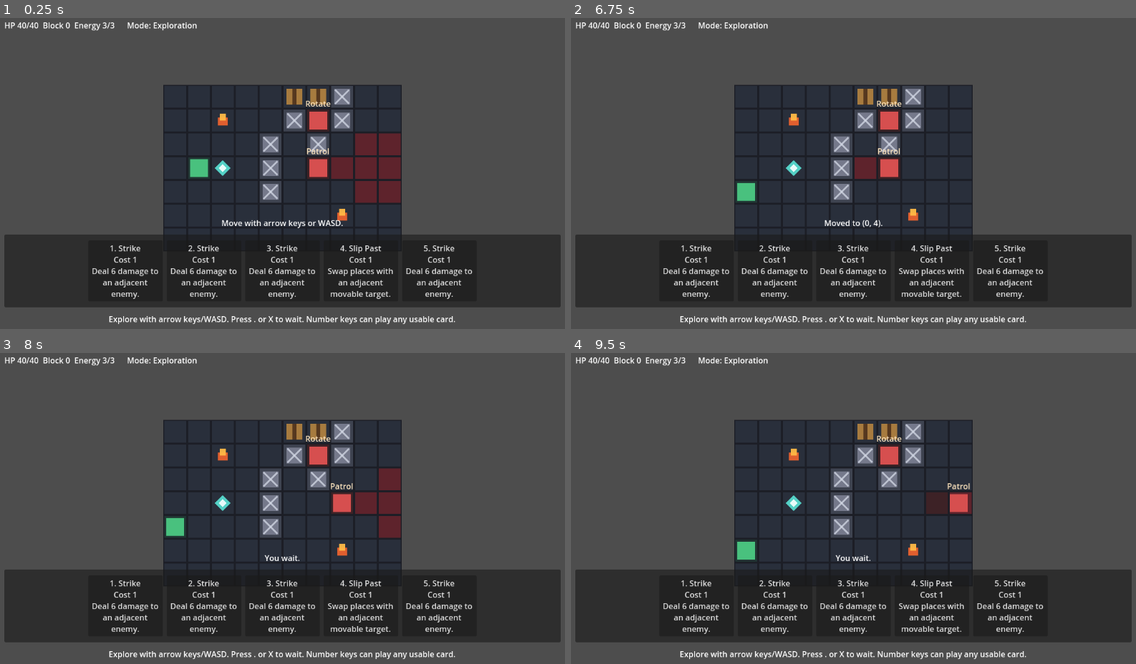
Above: before the commit, frames 1-4 (two rows, left to right).
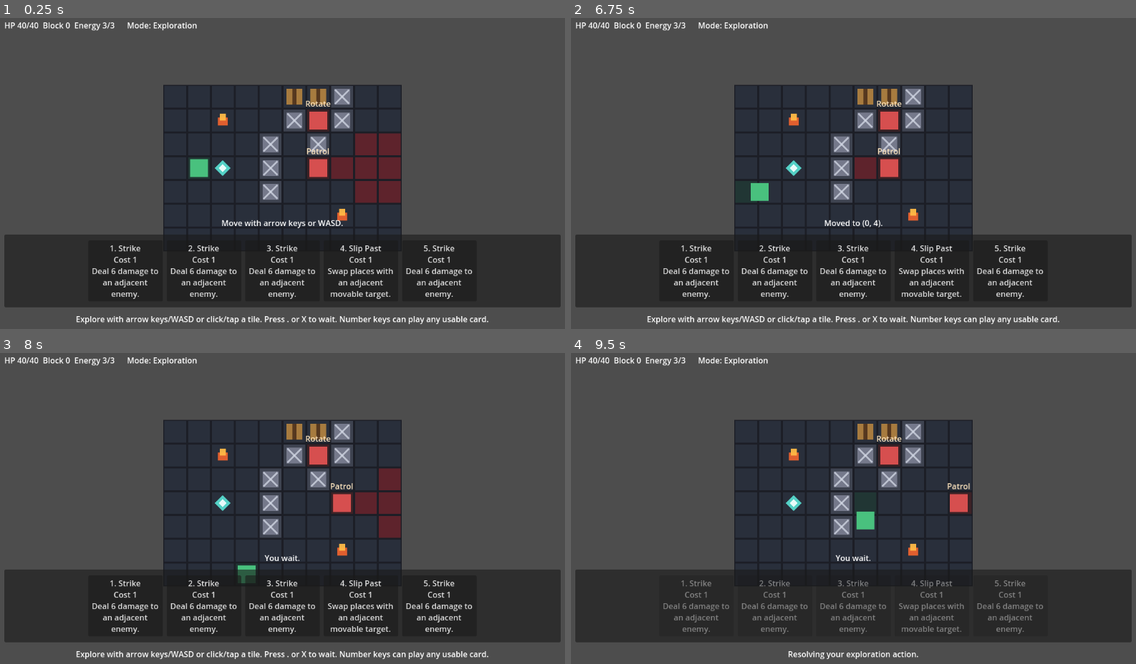
Above: after the commit, the same moments.

Repository: nicholasrier/deckbuilder-rpg
Game: Godot game, scene res://scenes/Main.tscn
Two runs of this game, one before a commit and one after it. Both use one fixed random seed, a clock stepped at 60 frames per second and the inputs below.
Inputs (mouse positions are in pixels of both pictures, inside the frame that each line leads up to):
- Up to frame 1 (0.25 s): no input
- Up to frame 2 (6.75 s): click "1. Strike Cost 1 Deal 6 damag…" at 0.5 s; click "2. Strike Cost 1 Deal 6 damag…" at 1.25 s; tap A (move_left) at 2, 5, 5.75, 6.5 s; move the mouse to (977, 154) at 2.02 s; hold D (move_right) 2.03-2.75 s; hold . (wait) 2.03-2.75 s; click (977, 154) at 2.17 s; click "3. Strike Cost 1 Deal 6 damag…" at 2.75 s; click "4. Slip Past Cost 1 Swap plac…" at 3.5 s; click "5. Strike Cost 1 Deal 6 damag…" at 4.25 s; move the mouse to (740, 189) at 5.02 s; hold S (move_down) 5.03-5.78 s; tap 1 (card_1) at 5.1 s; click (740, 189) at 5.17 s; tap . (wait) at 5.3, 6.05 s; move the mouse to (910, 101) at 5.77 s; hold D (move_right) 5.78-6.53 s; hold 2 (card_2) 5.78-6.53 s; click (910, 101) at 5.92 s; move the mouse to (825, 235) at 6.52 s; hold W (move_up) from 6.53 s (still down); tap 3 (card_3) at 6.6 s; click (825, 235) at 6.67 s
- Up to frame 3 (8 s): tap . (wait) at 6.8, 7.55 s; move the mouse to (452, 555) at 7.27 s; release W (move_up) at 7.28 s; hold A (move_left) from 7.28 s (still down); hold 4 (card_4) from 7.28 s (still down); click (452, 555) at 7.42 s
- Up to frame 4 (9.5 s): move the mouse to (684, 458) at 8.02 s; release 4 (card_4) at 8.03 s; tap 5 (card_5) at 8.1 s; click (684, 458) at 8.17 s; tap . (wait) at 8.3, 9.05 s; move the mouse to (881, 508) at 8.77 s; release A (move_left) at 8.78 s; hold S (move_down) from 8.78 s (still down); hold Space (end_turn) from 8.78 s (still down); click (881, 508) at 8.92 s

The runs differ from the first frame. In frame 1, 0.9% of the frame differs, in the area x 13-87%, y 95-99%; in frame 2, 1.2%; in frame 3, 1.2%; in frame 4, 2.5%, in the area x 16-84%, y 44-99%.

Commit message:
Click to move added - pathing now avoids hazards when possible

Diff:
--- a/scripts/Game.gd
+++ b/scripts/Game.gd
@@ -129,6 +129,7 @@
 var active_replay_tile: ReplayTile = null
 var replay_reset_in_progress := false
 var replay_reset_completed_this_step := false
+var interrupt_player_path_after_step := false
 
 
 func mark_threat_tile(tile: Vector2i) -> void:
@@ -137,6 +138,16 @@
 
 func clear_threat_tiles() -> void:
 	threatened_tiles.clear()
+
+
+func _request_player_path_interrupt() -> void:
+	interrupt_player_path_after_step = true
+
+
+func _consume_player_path_interrupt() -> bool:
+	var should_interrupt := interrupt_player_path_after_step
+	interrupt_player_path_after_step = false
+	return should_interrupt
 
 
 func is_tile_threatened(tile: Vector2i) -> bool:
@@ -511,6 +522,7 @@
 	combat_transition_running = false
 	combat_transition_can_start = false
 	suppress_next_move_input = false
+	interrupt_player_path_after_step = false
 	pending_environment_messages.clear()
 	_set_exploration_state(ExplorationState.WAITING_FOR_PLAYER_INPUT)
 
@@ -759,32 +771,32 @@
 		get_viewport().set_input_as_handled()
 		return
 
-	if event is InputEventMouseButton \
-	and event.button_index == MOUSE_BUTTON_LEFT \
-	and event.pressed:
-		if _is_pointer_over_card_ui():
-			return
-
-		var world_pos := get_global_mouse_position()
-		var clicked_tile := _world_to_grid(world_pos)
-		if not _is_in_bounds(clicked_tile):
-			return
-
-		if _has_pending_directional_card():
-			_handle_directional_projectile_click(clicked_tile)
-			return
-
-		var clicked_targetable: Node2D = _get_targetable_at_world_pos(world_pos)
-		_set_current_target(clicked_targetable)
+	if not _is_world_pointer_select_event(event):
+		return
+
+	var screen_pos := _get_world_pointer_screen_position(event)
+	if _is_pointer_over_card_ui_at(screen_pos):
+		return
+
+	var world_pos := _screen_to_world(screen_pos)
+	var clicked_tile := _world_to_grid(world_pos)
+	if not _is_in_bounds(clicked_tile):
+		return
+
+	if _handle_world_tile_interaction(clicked_tile):
+		get_viewport().set_input_as_handled()
 
 
 func _is_pointer_over_card_ui() -> bool:
-	var mouse_pos := get_viewport().get_mouse_position()
-	if hand_box.get_global_rect().has_point(mouse_pos):
+	return _is_pointer_over_card_ui_at(get_viewport().get_mouse_position())
+
+
+func _is_pointer_over_card_ui_at(screen_pos: Vector2) -> bool:
+	if hand_box.get_global_rect().has_point(screen_pos):
 		return true
 
 	for child in hand_box.get_children():
-		if child is Control and child.get_global_rect().has_point(mouse_pos):
+		if child is Control and child.get_global_rect().has_point(screen_pos):
 			return true
 
 	return false
@@ -847,16 +859,51 @@
 		return event.pressed and not event.echo
 	if event is InputEventMouseButton:
 		return event.pressed
+	if event is InputEventScreenTouch:
+		return event.pressed
 	return false
 
 
 func _world_to_grid(world_pos: Vector2) -> Vector2i:
 	return Vector2i(world_pos / TILE_SIZE)
+
+
+func _screen_to_world(screen_pos: Vector2) -> Vector2:
+	return get_viewport().get_canvas_transform().affine_inverse() * screen_pos
+
+
+func _is_world_pointer_select_event(event: InputEvent) -> bool:
+	if event is InputEventMouseButton:
+		return event.button_index == MOUSE_BUTTON_LEFT and event.pressed
+	if event is InputEventScreenTouch:
+		return event.pressed
+	return false
+
+
+func _get_world_pointer_screen_position(event: InputEvent) -> Vector2:
+	if event is InputEventMouseButton:
+		return event.position
+	if event is InputEventScreenTouch:
+		return event.position
+	return Vector2.ZERO
 
 
 func _get_targetable_at_world_pos(world_pos: Vector2):
 	var grid_pos := _world_to_grid(world_pos)
 	return get_targetable_at(grid_pos)
+
+
+func _handle_world_tile_interaction(clicked_tile: Vector2i) -> bool:
+	if _has_pending_directional_card():
+		_handle_directional_projectile_click(clicked_tile)
+		return true
+
+	var clicked_targetable := get_targetable_at(clicked_tile) as Node2D
+	if clicked_targetable != null:
+		_set_current_target(clicked_targetable)
+		return true
+
+	return _request_player_tile_move(clicked_tile)
 
 
 func get_enemy_at(tile: Vector2i) -> Enemy:
@@ -1324,6 +1371,7 @@
 
 
 func _resolve_player_manual_move_action(direction: Vector2i) -> Dictionary:
+	interrupt_player_path_after_step = false
 	var step_direction := direction.sign()
 	var move_effect := _consume_next_manual_move_effect()
 	var attempted_distance := 1 + int(move_effect.get("bonus_distance", 0))
@@ -1370,6 +1418,9 @@
 			result["triggered_level_reset"] = true
 			replay_reset_completed_this_step = false
 			break
+		if _consume_player_path_interrupt():
+			result["interrupted"] = true
+			break
 
 		if player.hp <= 0 or mode == GameMode.DEFEAT:
 			break
@@ -1478,6 +1529,21 @@
 		goal_tiles.append(goal_tile)
 
 	return goal_tiles
+
+
+func _get_path_step_hazard_cost(tile: Vector2i, goal_tile: Vector2i) -> int:
+	if get_hazard_at(tile).is_empty():
+		return 0
+	if tile == goal_tile and not get_hazard_at(goal_tile).is_empty():
+		return 0
+	return 1
+
+
+func _count_path_hazards(path: Array[Vector2i], goal_tile: Vector2i) -> int:
+	var hazard_count := 0
+	for step_tile in path:
+		hazard_count += _get_path_step_hazard_cost(step_tile, goal_tile)
+	return hazard_count
 
 
 func _find_bfs_path(
@@ -1501,20 +1567,22 @@
 	):
 		return path
 
-	var came_from: Dictionary = {start_tile: start_tile}
+	var distances: Dictionary = {start_tile: 0}
 	var frontier: Array[Vector2i] = [start_tile]
+	var tiles_by_distance: Dictionary = {0: [start_tile]}
 	var frontier_index := 0
 
 	while frontier_index < frontier.size():
-		var current := frontier[frontier_index]
+		var current: Vector2i = frontier[frontier_index]
 		frontier_index += 1
 
 		if current == goal_tile:
 			break
 
+		var current_distance: int = int(distances.get(current, 0))
 		for direction in CARDINAL_DIRECTIONS:
 			var next_tile := current + direction
-			if came_from.has(next_tile):
+			if distances.has(next_tile):
 				continue
 			if not _is_tile_walkable(
 				next_tile,
@@ -1526,8 +1594,38 @@
 			):
 				continue
 
-			came_from[next_tile] = current
+			var next_distance := current_distance + 1
+			distances[next_tile] = next_distance
 			frontier.append(next_tile)
+			if not tiles_by_distance.has(next_distance):
+				tiles_by_distance[next_distance] = []
+			var layer: Array = tiles_by_distance[next_distance]
+			layer.append(next_tile)
+			tiles_by_distance[next_distance] = layer
+
+	if not distances.has(goal_tile):
+		return path
+
+	var goal_distance: int = int(distances.get(goal_tile, 0))
+	var came_from: Dictionary = {start_tile: start_tile}
+	var best_hazard_counts: Dictionary = {start_tile: 0}
+
+	for distance in range(goal_distance):
+		var layer: Array = tiles_by_distance.get(distance, [])
+		for raw_current in layer:
+			var current: Vector2i = raw_current
+			if not best_hazard_counts.has(current):
+				continue
+			var current_hazard_count: int = int(best_hazard_counts.get(current, 0))
+			for direction in CARDINAL_DIRECTIONS:
+				var next_tile := current + direction
+				if int(distances.get(next_tile, -1)) != distance + 1:
+					continue
+
+				var next_hazard_count := current_hazard_count + _get_path_step_hazard_cost(next_tile, goal_tile)
+				if not best_hazard_counts.has(next_tile) or next_hazard_count < int(best_hazard_counts.get(next_tile, 0)):
+					best_hazard_counts[next_tile] = next_hazard_count
+					came_from[next_tile] = current
 
 	if not came_from.has(goal_tile):
 		return path
@@ -1549,6 +1647,7 @@
 	ignore_destructible_objects: bool = false
 ) -> Array[Vector2i]:
 	var best_path: Array[Vector2i] = []
+	var best_hazard_count := 0
 	var found_path := false
 
 	for goal_tile in goal_tiles:
@@ -1562,8 +1661,12 @@
 		)
 		if path.is_empty():
 			continue
-		if not found_path or path.size() < best_path.size():
+		var hazard_count := _count_path_hazards(path, goal_tile)
+		if not found_path \
+		or path.size() < best_path.size() \
+		or (path.size() == best_path.size() and hazard_count < best_hazard_count):
 			best_path = path
+			best_hazard_count = hazard_count
 			found_path = true
 
 	return best_path
@@ -1613,6 +1716,183 @@
 	)
 
 
+func _get_actor_movement_allowance(actor) -> int:
+	if actor == player:
+		return movement_left
+	if actor is Enemy:
+		return actor.get_movement_allowance()
+	return 0
+
+
+func _get_actor_available_energy(actor) -> int:
+	if actor == player:
+		return current_energy
+	if actor is Enemy:
+		return actor.current_energy
+	return 0
+
+
+func _get_actor_movement_energy_cost(actor, tiles: int = 1) -> int:
+	var tile_count = max(tiles, 0)
+	if actor == player:
+		return tile_count
+	if actor is Enemy:
+		return actor.get_movement_energy_cost(tile_count)
+	return -1
+
+
+func _get_actor_affordable_movement_steps(actor, requested_steps: int = -1) -> int:
+	if actor == null or not is_instance_valid(actor):
+		return 0
+
+	var move_cost := _get_actor_movement_energy_cost(actor)
+	if move_cost <= 0:
+		return 0
+
+	var affordable_steps := int(floor(float(_get_actor_available_energy(actor)) / float(move_cost)))
+	var allowed_steps = min(_get_actor_movement_allowance(actor), affordable_steps)
+	if requested_steps >= 0:
+		allowed_steps = min(allowed_steps, requested_steps)
+	return max(allowed_steps, 0)
+
+
+func _spend_actor_movement_cost(actor, tiles: int) -> bool:
+	var tile_count = max(tiles, 0)
+	if tile_count <= 0:
+		return true
+
+	if actor == player:
+		if current_energy < tile_count or movement_left < tile_count:
+			return false
+		current_energy -= tile_count
+		movement_left -= tile_count
+		return true
+
+	if actor is Enemy:
+		return actor.spend_energy(_get_actor_movement_energy_cost(actor, tile_count))
+
+	return false
+
+
+func _build_player_tile_move_request(destination: Vector2i) -> Dictionary:
+	var request: Dictionary = {
+		"legal": false,
+		"path": [],
+		"destination": destination,
+		"mode": mode
+	}
+	if player == null or not is_instance_valid(player):
+		return request
+	if player_move_in_progress or destination == player.grid_position:
+		return request
+	if must_resolve_overflow:
+		return request
+
+	var path := _find_bfs_path(player.grid_position, destination, player, true, true)
+	if path.is_empty():
+		return request
+	request["path"] = path
+
+	if mode == GameMode.COMBAT:
+		var path_length := path.size()
+		request["legal"] = _get_actor_affordable_movement_steps(player, path_length) >= path_length
+		return request
+
+	request["legal"] = _is_world_movement_mode()
+	return request
+
+
+func _request_player_tile_move(destination: Vector2i) -> bool:
+	if mode != GameMode.COMBAT and not _is_world_movement_mode():
+		return false
+
+	var move_request := _build_player_tile_move_request(destination)
+	if not bool(move_request.get("legal", false)):
+		return false
+
+	_resolve_player_tile_move_request(move_request)
+	return true
+
+
+func _resolve_player_tile_move_request(move_request: Dictionary) -> void:
+	var path := _copy_vector2i_array(move_request.get("path", []))
+	if path.is_empty():
+		return
+
+	var in_combat := int(move_request.get("mode", mode)) == GameMode.COMBAT
+	var move_result := await _execute_player_path(path, in_combat)
+	if int(move_result.get("moved_steps", 0)) <= 0:
+		return
+	if bool(move_result.get("triggered_level_reset", false)):
+		_refresh_ui()
+		queue_redraw()
+		return
+
+	if in_combat:
+		if mode != GameMode.COMBAT:
+			_refresh_ui()
+			queue_redraw()
+			return
+		message = _consume_environment_messages("Moved to %s." % [str(player.grid_position)])
+		_update_all_enemy_intent()
+		_refresh_ui()
+		queue_redraw()
+		return
+
+	if not _is_world_movement_mode():
+		return
+
+	var resolved_message := _consume_environment_messages("Moved to %s." % [str(player.grid_position)])
+	if not resolved_message.is_empty():
+		message = resolved_message
+	_refresh_ui()
+	queue_redraw()
+
+
+func _execute_player_path(path: Array[Vector2i], spend_combat_resources: bool = false) -> Dictionary:
+	var result: Dictionary = {
+		"moved_steps": 0,
+		"triggered_level_reset": false,
+		"interrupted": false
+	}
+	if path.is_empty():
+		return result
+	interrupt_player_path_after_step = false
+
+	for next_tile in path:
+		if spend_combat_resources and _get_actor_affordable_movement_steps(player, 1) <= 0:
+			result["interrupted"] = true
+			break
+		if not await _move_player_one_tile(next_tile):
+			result["interrupted"] = true
+			break
+
+		result["moved_steps"] = int(result["moved_steps"]) + 1
+		if spend_combat_resources and not _spend_actor_movement_cost(player, 1):
+			result["interrupted"] = true
+			break
+
+		if replay_reset_completed_this_step:
+			result["triggered_level_reset"] = true
+			replay_reset_completed_this_step = false
+			break
+		if _consume_player_path_interrupt():
+			result["interrupted"] = true
+			break
+		if player.hp <= 0 or mode == GameMode.DEFEAT:
+			result["interrupted"] = true
+			break
+		if spend_combat_resources:
+			if mode != GameMode.COMBAT:
+				result["interrupted"] = true
+				break
+		elif not _is_world_movement_mode():
+			result["interrupted"] = true
+			break
+
+	return result
+
+
 func _grid_to_world_center(tile: Vector2i) -> Vector2:
 	@warning_ignore("integer_division")
 	return Vector2(tile * TILE_SIZE) + Vector2(TILE_SIZE / 2, TILE_SIZE / 2)
@@ -1730,20 +2010,15 @@
 	if movement_allowance <= 0 or path.is_empty():
 		return 0
 
-	var move_cost := enemy.get_movement_energy_cost()
-	if move_cost <= 0:
+	var allowed_steps := _get_actor_affordable_movement_steps(enemy, movement_allowance)
+	if allowed_steps <= 0:
 		return 0
 
-	var affordable_steps := int(floor(float(enemy.current_energy) / float(move_cost)))
-	if affordable_steps <= 0:
-		return 0
-
-	var allowed_steps: int = min(movement_allowance, affordable_steps)
 	var moved_steps := await _move_enemy_along_path(enemy, path, allowed_steps)
 	if moved_steps <= 0:
 		return 0
 
-	enemy.spend_energy(enemy.get_movement_energy_cost(moved_steps))
+	_spend_actor_movement_cost(enemy, moved_steps)
 	return moved_steps
 
 
@@ -2865,7 +3140,7 @@
 				ExplorationState.TRANSITIONING_TO_COMBAT:
 					return "Transitioning to combat."
 				_:
-					return "Explore with arrow keys/WASD. Press . or X to wait. Number keys can play any usable card."
+					return "Explore with arrow keys/WASD or click/tap a tile. Press . or X to wait. Number keys can play any usable card."
 		GameMode.POST_COMBAT_REWARD:
 			if player_move_in_progress:
 				return "Resolving your movement."
@@ -2883,7 +3158,7 @@
 				return "Movement in progress."
 			if must_resolve_overflow:
 				return "Hand overflow: press 1-5 or click a card to discard it. Space is locked."
-			return "Combat: arrow keys/WASD move for 1 energy, 1-5 play cards, Space ends turn."
+			return "Combat: arrow keys/WASD or click/tap a legal tile to move, 1-5 play cards, Space ends turn."
 		GameMode.REWARD_CHOICE:
 			return "Choose a reward. Click a card, then click it again or press Y. Press N to cancel selection."
 		GameMode.VICTORY:
@@ -2966,6 +3241,7 @@
 	else:
 		pending_environment_messages.append("Draw %d pickup triggered." % draw_count)
 
+	_request_player_path_interrupt()
 	if must_resolve_overflow:
 		pending_environment_messages.append("Hand overflow: play or discard a card.")
 
